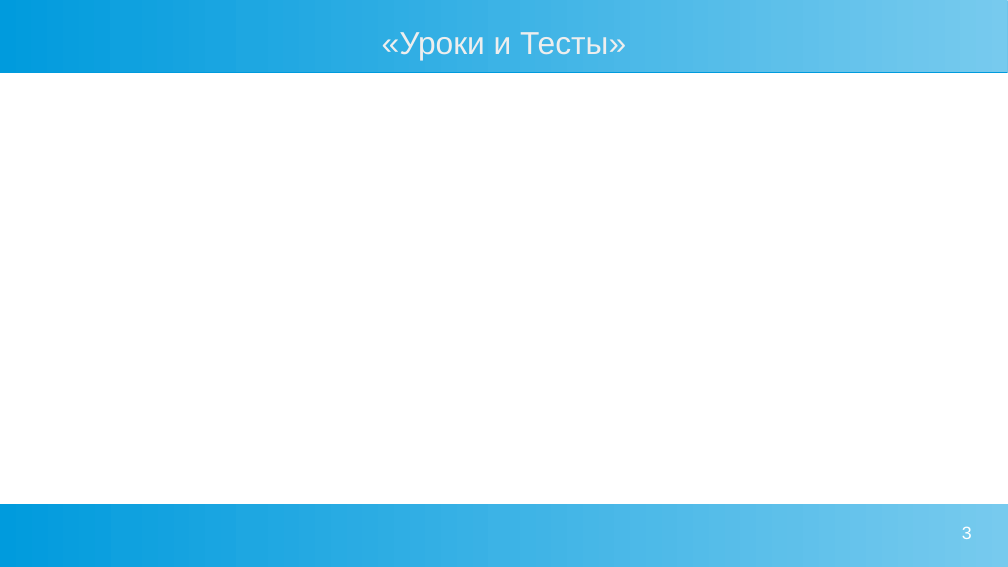
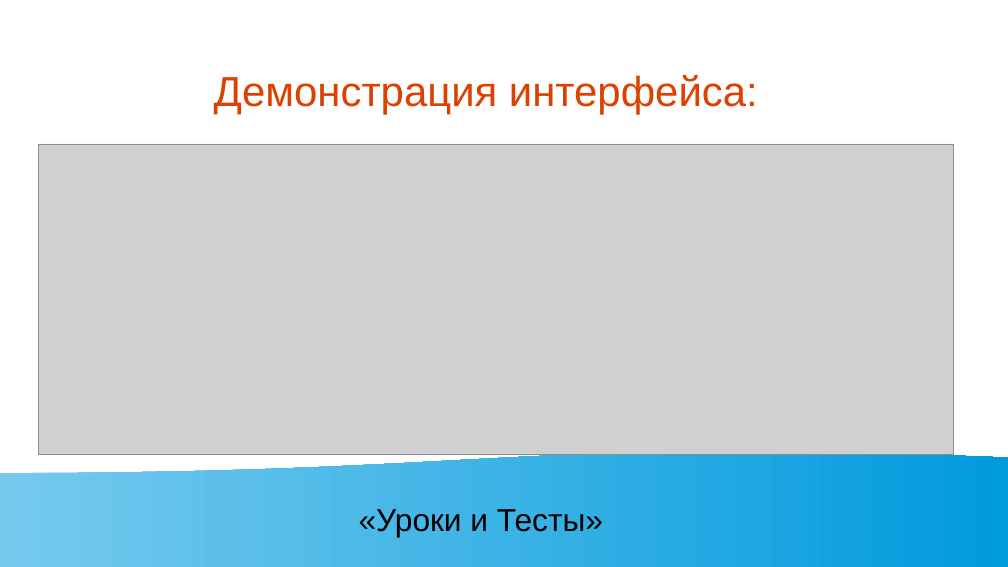
Before and after one commit to Konfermat/diploma-project, a slide deck: slide 7 of презентация/Презентация.odp (slide 3 before the commit). Drawn at 1008x567 pixels with LibreOffice and Linux fonts; fonts in the diff are those of the drawing; grey boxes stand for pictures. Boxes give left, top, right and bottom in pixels: in the first picture for what was removed or moved away, otherwise in the second. Text is boxed around its words. In the diff, an @@ line names an element or a change of style, - is before the commit and + after.

```diff
--- a/презентация/Презентация.odp
+++ b/презентация/Презентация.odp
@@ rectangle removed at box(0, 0, 1008, 72) @@
@@ title added at box(214, 75, 758, 115), 33 pt, text #DD4100 @@
+Демонстрация интерфейса:
@@ picture added at box(38, 144, 955, 455) @@
@@ flow chart document added at box(0, 450, 1008, 567), fill gradient #77CAEE to #75C9EE to #73C9ED to #71C8ED to #6FC7ED to #6EC6ED @@
@@ rectangle removed at box(0, 504, 1008, 567) @@
@@ text "«Уроки и Тесты»": place and size @@
-text "«Уроки и Тесты»" at box(382, 32, 626, 60)
+text "«Уроки и Тесты»" at box(359, 509, 603, 537)
@@ text "«Уроки и Тесты»" at box(359, 509, 603, 537): text colour #EEEEEE to #000000; alignment centre to left; vertical alignment middle to top @@
@@ page number removed at box(962, 526, 972, 539) @@
-3
```
Also in this commit, not shown: 2 other slides changed, 10 slides added, 1 slide removed, 6 other files.
